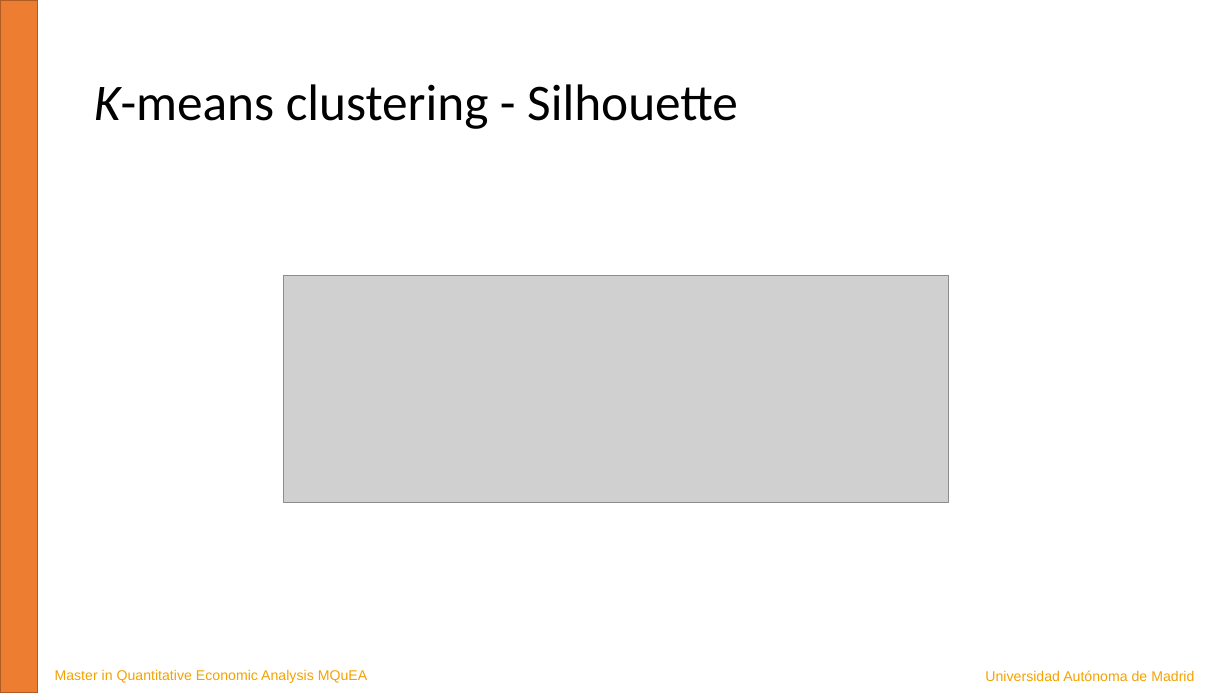
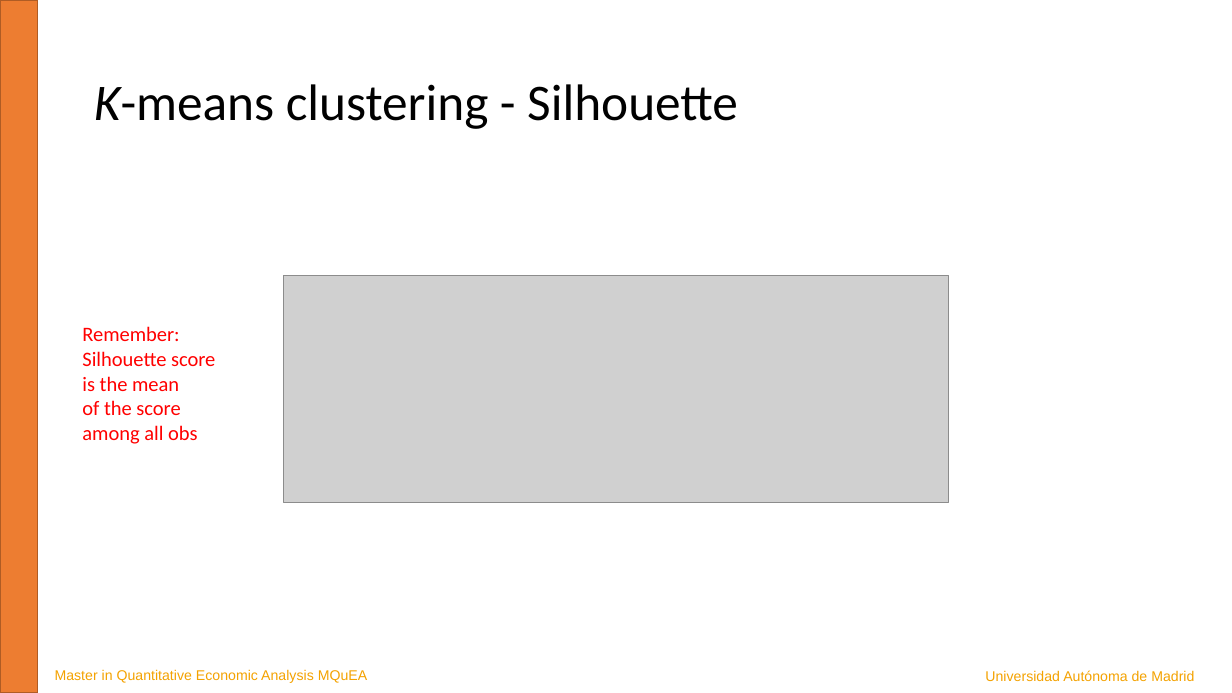
Before and after one commit to JavierBas/IMLEF-MQuEA, a slide deck: slide 11 of Course content/Slides/Topic 8 - Clustering.pptx. Drawn at 1232x693 pixels with LibreOffice and Linux fonts; fonts in the diff are those of the drawing; grey boxes stand for pictures. Boxes give left, top, right and bottom in pixels: in the first picture for what was removed or moved away, otherwise in the second. Text is boxed around its words. In the diff, an @@ line names an element or a change of style, - is before the commit and + after.

```diff
--- a/Course content/Slides/Topic 8 - Clustering.pptx
+++ b/Course content/Slides/Topic 8 - Clustering.pptx
@@ text added at box(82, 326, 215, 444), 16 pt, text #FF0000 @@
+Remember:
+Silhouette score is the mean
+of the score among all obs
```
Also in this commit, not shown: 8 other slides changed, 1 other file.
